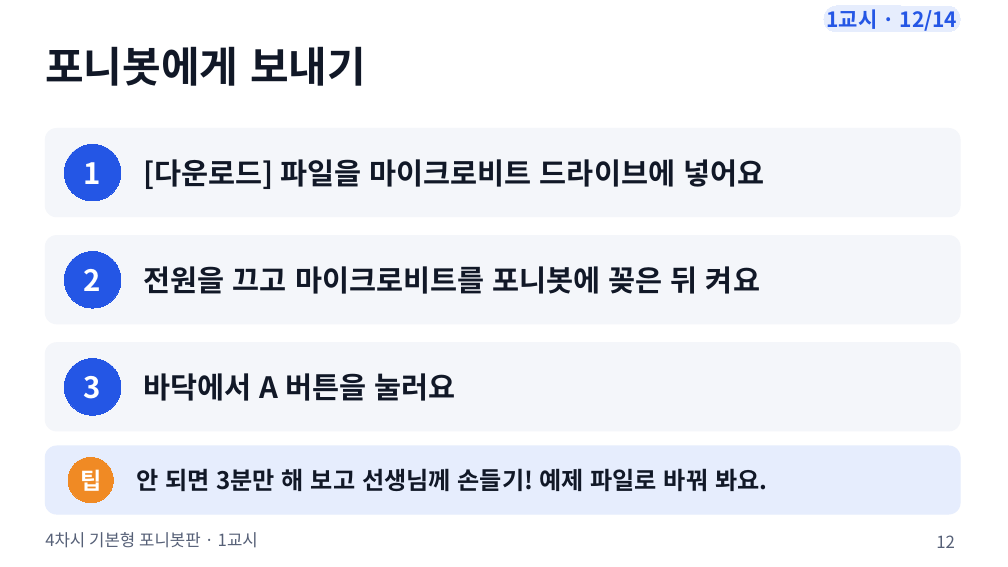
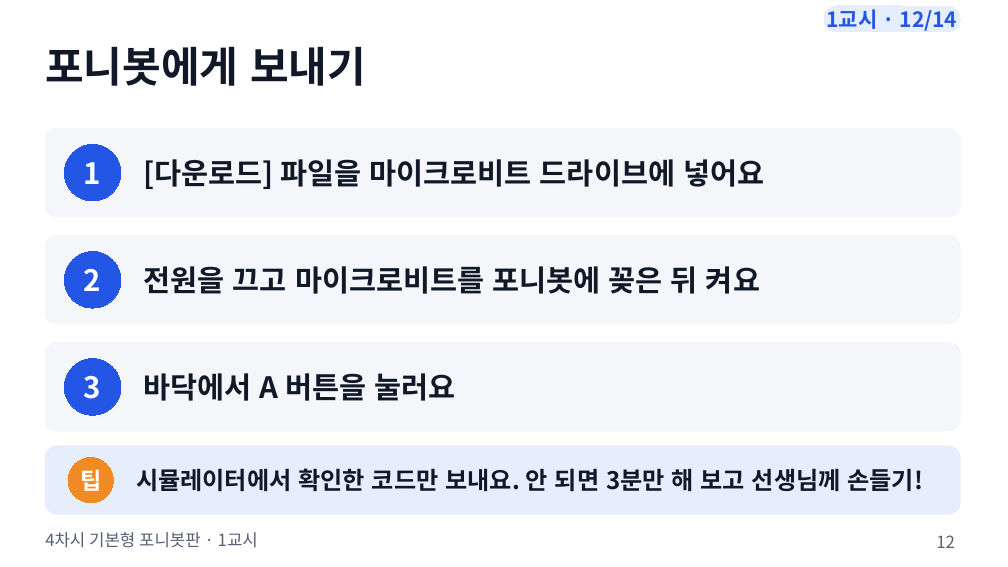
Before and after one commit to boundaryx01-uniquelife/microbit, a slide deck: slide 12 of bridge/ponybot/materials/포니봇_4차시_기본형/ponybot_4차시_수업슬라이드.pptx. Drawn at 1008x567 pixels with LibreOffice and Linux fonts; fonts in the diff are those of the drawing. Boxes give left, top, right and bottom in pixels: in the first picture for what was removed or moved away, otherwise in the second. Text is boxed around its words. In the diff, an @@ line names an element or a change of style, - is before the commit and + after.

```diff
--- a/bridge/ponybot/materials/포니봇_4차시_기본형/ponybot_4차시_수업슬라이드.pptx
+++ b/bridge/ponybot/materials/포니봇_4차시_기본형/ponybot_4차시_수업슬라이드.pptx
@@ text at [136, 468, 923, 491]: text changed @@
-안 되면 3분만 해 보고 선생님께 손들기! 예제 파일로 바꿔 봐요.
+시뮬레이터에서 확인한 코드만 보내요. 안 되면 3분만 해 보고 선생님께 손들기!
```
Also in this commit, not shown: 4 other slides changed, 3 other files.
